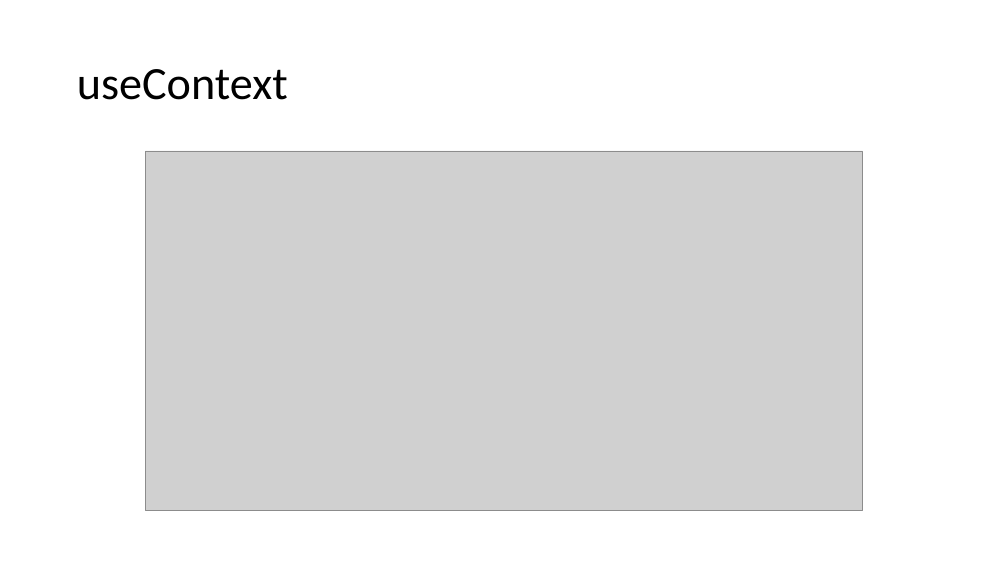
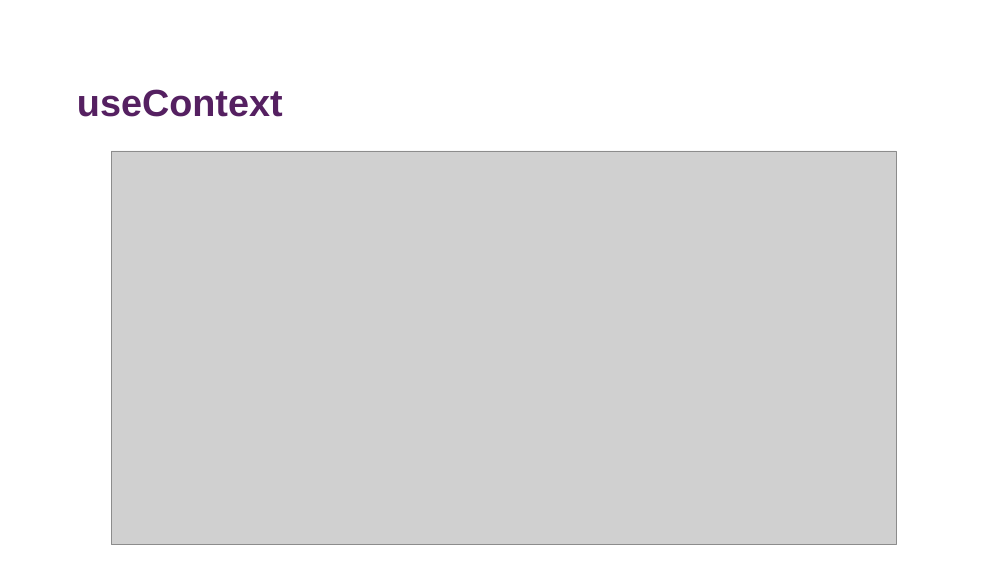
Before and after one commit to davidlambl/Lunch-and-Learns, a slide deck: slide 13 of Powerpoint Deck/React-State-Management.pptx. Drawn at 1008x567 pixels with LibreOffice and Linux fonts; fonts in the diff are those of the drawing; grey boxes stand for pictures. Boxes give left, top, right and bottom in pixels: in the first picture for what was removed or moved away, otherwise in the second. Text is boxed around its words. In the diff, an @@ line names an element or a change of style, - is before the commit and + after.

```diff
--- a/Powerpoint Deck/React-State-Management.pptx
+++ b/Powerpoint Deck/React-State-Management.pptx
@@ title "useContext": place and size @@
-title "useContext" at <box>77,69,288,100</box>
+title "useContext" at <box>77,89,283,117</box>
@@ title "useContext" at <box>77,89,283,117</box>: size 44 to 36 pt, font Calibri to Arial, text colour #000000 to #552061, bold on; vertical alignment middle to top @@
@@ picture: place and size @@
-picture at <box>146,151,863,511</box>
+picture at <box>111,151,896,545</box>
```
Also in this commit, not shown: 5 other slides changed, 3 slides added, 2 slides removed, 23 other files.
